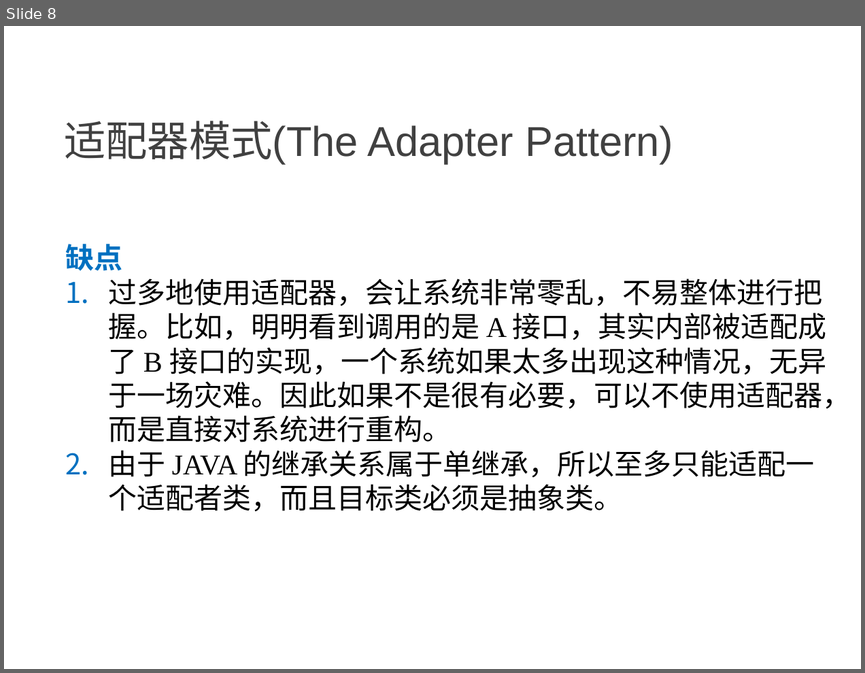
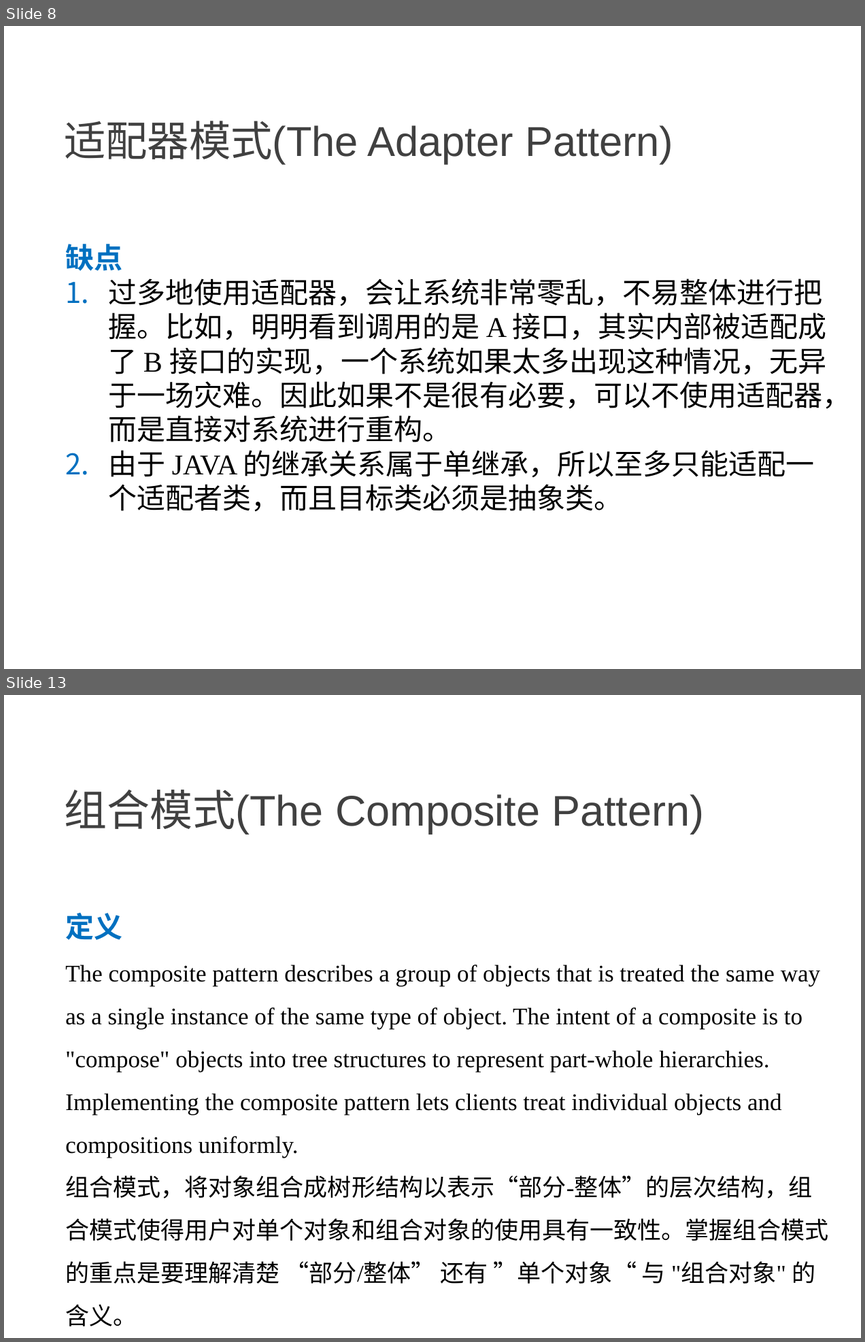
Before and after one commit to NewGr8Player/My-PPT, a slide deck: Design pattern/3.设计模式-结构型模式.pptx. Shown one above the other, each under a label of ours: slide 8 before the commit, slides 8 and 13 after it; the slides between them are not shown. The pictures are 865x673 and 865x1342 pixels, drawn with LibreOffice and Linux fonts; fonts in the diff are those of the drawing. Boxes give left, top, right and bottom in pixels: in the first picture for what was removed or moved away, otherwise in the second. Text is boxed around its words. In the diff, an @@ line names an element or a change of style, - is before the commit and + after.

Commit message:
Add     - 组合模式 The Composite Pattern     - 装饰模式 The Decorator Pattern     - 外观模式 The Facade Pattern

```diff
--- a/Design pattern/3.设计模式-结构型模式.pptx
+++ b/Design pattern/3.设计模式-结构型模式.pptx
@@ slide 13 added at (x1=4, y1=695, x2=861, y2=1338), background #FFFFFF @@
@@ text added at (x1=64, y1=790, x2=704, y2=834), 36 pt, text #404040 @@
+组合模式(The Composite Pattern)
@@ text added at (x1=65, y1=913, x2=828, y2=1326), 20 pt, text #000000 @@
+定义
+The composite pattern describes a group of objects that is treated the same way as a single instance of the same type of object. The intent of a composite is to "compose" objects into tree structures to represent part-whole hierarchies. Implementing the composite pattern lets clients treat individual objects and compositions uniformly.
+组合模式，将对象组合成树形结构以表示“部分-整体”的层次结构，组合模式使得用户对单个对象和组合对象的使用具有一致性。掌握组合模式的重点是要理解清楚 “部分/整体” 还有 ”单个对象“ 与 "组合对象" 的含义。
```
Also in this commit, not shown: 2 slides changed, 10 other slides added.
